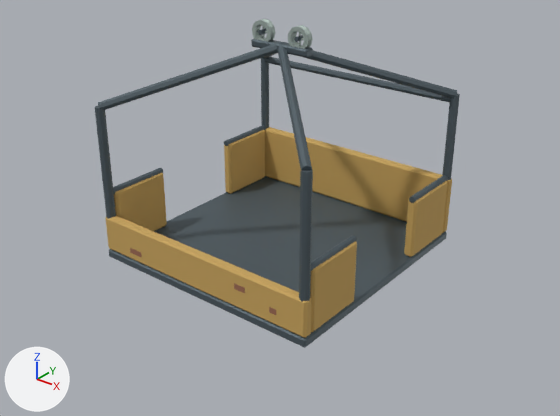
The glTF model game/assets/stage2-props/gondola_cabin.glb as it was, and as the next commit left it.
One viewpoint serves both versions: a camera (50 mm lens) standing at (7.07, -8.87, 6.08) and looking at (0.26, -0.36, 0.8). Arrows for +X, +Y and +Z are at lower left; the lights stay in place. The older version comes first. Where no turn or scale is listed for an object, it has been applied to the vertices. Vertices at exactly the same position are counted once.

The first picture shows 'Keep_Mesh', 'Occlude_Frame_Mesh'.
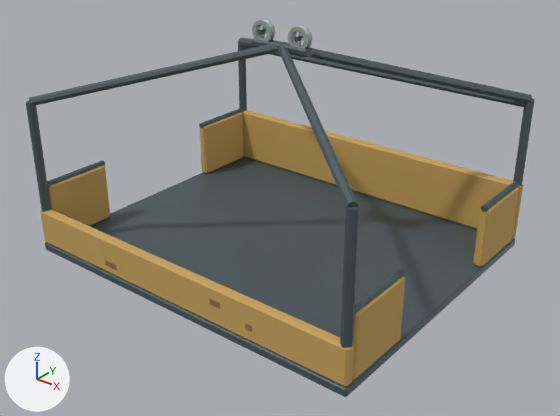
Where the newer file only moved an object's origin or applied its transform, the numbers keep the older frame.

Boxes (x1, y1, x2, y2) around the edits, measured in the pictures (560 x 416 px; the box of a moved part takes in the faces that stretch with it):
'Keep_Mesh', reshaped (39% wider, 29% taller)
    before: (106, 125, 452, 348)
    after: (41, 108, 523, 397)
'Occlude_Frame_Mesh', reshaped (39% wider, 17% taller)
    before: (95, 19, 460, 301)
    after: (26, 19, 535, 348)
part 1 of me_cube_009, moved or reshaped
    before: (113, 168, 163, 194)
    after: (47, 160, 105, 188)
part 2 of me_cube_009, moved or reshaped
    before: (224, 125, 266, 146)
    after: (199, 108, 243, 129)
part 3 of me_cube_009, moved or reshaped
    before: (311, 235, 357, 271)
    after: (354, 269, 405, 315)
part 4 of me_cube_009, moved or reshaped
    before: (409, 176, 448, 203)
    after: (481, 181, 519, 212)
part 5 of me_cube_009, moved or reshaped
    before: (114, 173, 167, 231)
    after: (48, 165, 110, 226)
part 6 of me_cube_009, moved or reshaped
    before: (224, 130, 265, 194)
    after: (200, 112, 243, 174)
part 7 of me_cube_009, moved or reshaped
    before: (310, 241, 357, 332)
    after: (352, 276, 405, 380)
part 8 of me_cube_009, moved or reshaped
    before: (404, 181, 447, 257)
    after: (473, 187, 519, 267)
part 9 of me_cube_009, moved or reshaped
    before: (130, 248, 141, 257)
    after: (105, 260, 117, 270)
part 10 of me_cube_009, moved or reshaped
    before: (234, 283, 245, 293)
    after: (209, 299, 220, 309)
part 11 of me_cube_009, moved or reshaped
    before: (269, 307, 276, 315)
    after: (245, 323, 252, 332)
part 12 of me_cube_009, moved or reshaped
    before: (106, 176, 311, 348)
    after: (41, 157, 354, 397)
part 13 of me_cube_009, moved or reshaped
    before: (265, 127, 452, 347)
    after: (242, 110, 523, 396)
part 14 of me_cylinder_017, moved or reshaped
    before: (95, 106, 116, 219)
    after: (26, 101, 51, 212)
part 15 of me_cylinder_017, moved or reshaped
    before: (261, 58, 269, 128)
    after: (238, 42, 247, 111)
part 16 of me_cylinder_017, moved or reshaped
    before: (299, 170, 313, 301)
    after: (340, 206, 359, 348)
part 17 of me_cylinder_017, moved or reshaped
    before: (442, 93, 460, 180)
    after: (513, 98, 535, 186)
part 18 of me_cylinder_017, added
    after: (241, 45, 526, 107)
part 19 of me_cylinder_017, deleted
    before: (264, 57, 451, 102)
part 20 of me_cylinder_017, moved or reshaped
    before: (98, 36, 457, 170)
    after: (29, 38, 532, 207)

The change, as a diff of the scene's bpy script:
```diff
--- a/game/assets/stage2-props/gondola_cabin.glb.py
+++ b/game/assets/stage2-props/gondola_cabin.glb.py
@@ me_cube_009 @@
-me_cube_009.from_pydata(...)  # 320 vertices, 580 faces; spans x -2.0..2.0, y -2.01..2.0, z -0.08..1.13
+me_cube_009.from_pydata(...)  # 320 vertices, 580 faces; spans x -3.0..3.0, y -2.51..2.5, z -0.08..1.13
+# me_cube_009 part 1: the loose piece of 16 vertices spanning x -1.97..-1.87, y -1.88..-0.8, z 1.02..1.13 is scaled about its middle by (1, 1.09, 1), then moved by (-1.0, -0.45, 0.0)
+# me_cube_009 part 2: the loose piece of 16 vertices spanning x -1.97..-1.87, y 0.8..1.88, z 1.02..1.13 is scaled about its middle by (1, 1.09, 1), then moved by (-1.0, 0.45, 0.0)
+# me_cube_009 part 3: the loose piece of 16 vertices spanning x 1.87..1.97, y -1.88..-0.8, z 1.02..1.13 is scaled about its middle by (1, 1.09, 1), then moved by (1.0, -0.45, 0.0)
+# me_cube_009 part 4: the loose piece of 16 vertices spanning x 1.87..1.97, y 0.8..1.88, z 1.02..1.13 is scaled about its middle by (1, 1.09, 1), then moved by (1.0, 0.45, 0.0)
+# me_cube_009 part 5: the loose piece of 24 vertices spanning x -2.0..-1.84, y -1.84..-0.8, z 0.07..1.08 is scaled about its middle by (1, 1.1, 1), then moved by (-1.0, -0.45, 0.0)
+# me_cube_009 part 6: the loose piece of 24 vertices spanning x -2.0..-1.84, y 0.8..1.84, z 0.07..1.08 is scaled about its middle by (1, 1.1, 1), then moved by (-1.0, 0.45, 0.0)
+# me_cube_009 part 7: the loose piece of 24 vertices spanning x 1.84..2.0, y -1.84..-0.8, z 0.07..1.08 is scaled about its middle by (1, 1.1, 1), then moved by (1.0, -0.45, 0.0)
+# me_cube_009 part 8: the loose piece of 24 vertices spanning x 1.84..2.0, y 0.8..1.84, z 0.07..1.08 is scaled about its middle by (1, 1.1, 1), then moved by (1.0, 0.45, 0.0)
+# me_cube_009 part 9: the loose piece of 24 vertices spanning x -1.42..-1.17, y -2.01..-2.0, z 0.21..0.3 is moved by (0.0, -0.5, 0.0)
+# me_cube_009 part 10: the loose piece of 24 vertices spanning x 0.75..0.95, y -2.01..-2.0, z 0.39..0.48 is moved by (0.0, -0.5, 0.0)
+# me_cube_009 part 11: the loose piece of 24 vertices spanning x 1.39..1.51, y -2.01..-2.0, z 0.26..0.35 is moved by (0.0, -0.5, 0.0)
+# me_cube_009 part 12: all 18 vertices in x 1.97..2.0, y -2.0..-1.84, z -0.08..0.68 are moved by (1.0, -0.5, 0.0)
+# me_cube_009 part 13: 18 of the vertices in x 1.97..2.0, y 1.84..2.0, z -0.08..1.08 are moved by (1.0, 0.5, 0.0)
+# other edits to the shape of me_cube_009 do not show in these pictures
 me_cube_009.materials.append(mat_metal)
@@ me_cylinder_017 @@
-me_cylinder_017.from_pydata(...)  # 452 vertices, 848 faces; spans x -0.08..3.91, y -0.08..3.91, z -0.93..2.11
+me_cylinder_017.from_pydata(...)  # 444 vertices, 846 faces; spans x -1.08..4.92, y -0.58..4.41, z -0.93..2.11
+# me_cylinder_017 part 14: the loose piece of 16 vertices spanning x -0.08..0.08, y -0.08..0.08, z -0.93..0.93 is moved by (-1.0, -0.5, 0.0)
+# me_cylinder_017 part 15: the loose piece of 16 vertices spanning x -0.08..0.07, y 3.76..3.91, z -0.93..0.93 is moved by (-1.0, 0.5, 0.0)
+# me_cylinder_017 part 16: the loose piece of 16 vertices spanning x 3.76..3.91, y -0.07..0.08, z -0.93..0.93 is moved by (1.0, -0.5, 0.0)
+# me_cylinder_017 part 17: the loose piece of 16 vertices spanning x 3.76..3.91, y 3.76..3.91, z -0.93..0.93 is moved by (1.0, 0.5, 0.0)
+# me_cylinder_017 part 18: a new loose piece, an 8-sided cylinder along x spanning x -1.0..4.84, y 4.28..4.41, z 0.78..0.91, in mat_metal (greyish blue #56636a)
+# me_cylinder_017 part 19: the loose piece of 16 vertices spanning x 0.0..3.84, y 3.77..3.9, z 0.78..0.91 is deleted
+# me_cylinder_017 part 20: 5 vertices moved from x -0.05..3.83, y -0.05..3.83, z 0.86..0.97 to x -1.04..4.83, y -0.54..4.33, z 0.86..0.97; 51 vertices removed from x -0.05..3.89, y -0.05..3.89, z 0.86..1.94; 43 vertices added at x -1.04..4.88, y -0.55..4.39, z 0.86..1.8
 me_cylinder_017.materials.append(mat_metal)
```
